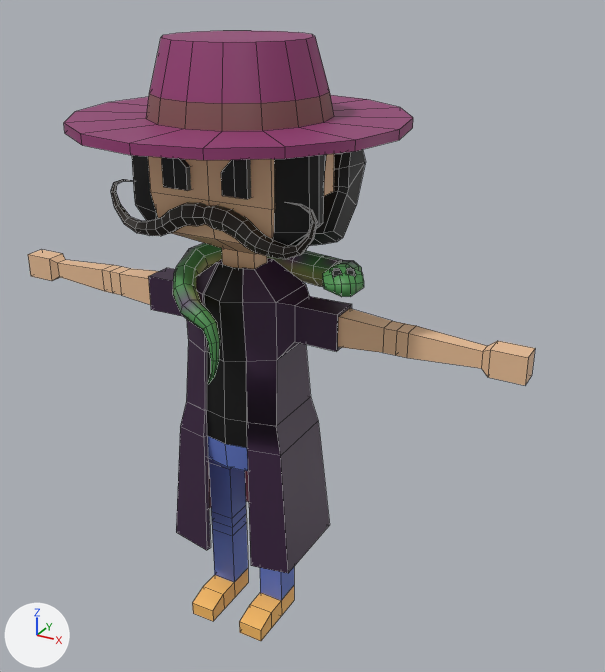
A saved change to the Blender file Art/Hussy HACKS/Evil Trace.blend.
Both versions are drawn from a 50 mm camera at (1.097, -1.694, 1.737) aimed at (0.13, 0.065, 0.857). The lights are fixed; the arrows at lower left show +X, +Y and +Z. Mesh edges are drawn as thin lines.

The older version as bpy lines, for what is in view:
```python
me_beziercurve_001 = bpy.data.meshes.new('BezierCurve.001')
me_beziercurve_001.from_pydata(...)  # 224 vertices, 223 faces; spans x -0.327..0.286, y -0.168..0.264, z -0.243..0.133
me_beziercurve_001.materials.append(mat_vertex_colours)
me_cube_003 = bpy.data.meshes.new('Cube.003')
me_cube_003.from_pydata(...)  # 657 vertices, 616 faces; spans x -0.73..0.73, y -0.4..0.4, z 0.0..1.6
me_cube_003.polygons.foreach_set('use_smooth', [True] * 616)
me_cube_003.materials.append(mat_vertex_colours)
ob_snek = bpy.data.objects.new('Snek', me_beziercurve_001)
ob_snek.location = (0.141, -0.1, 1.042)
ob_trace = bpy.data.objects.new('Trace', me_cube_003)
ob_trace.location = (0.0, 0.0, 0.0)
```
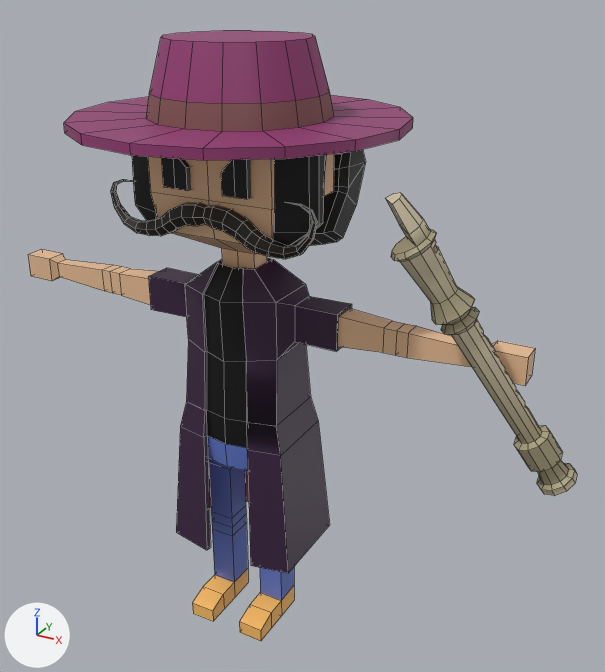
Location of each change, (x1, y1, x2, y2) in pixels of the pictures (605 x 672 px):
```json
{"object": "Recorder", "change": "added", "after": [385, 192, 577, 496]}
{"object": "Snek", "change": "hidden", "before": [173, 243, 364, 384]}
```

Edits to the scene script, one JSON object a line:
```json
{"op": "add", "block": "me_cylinder", "code": ["me_cylinder = bpy.data.meshes.new('Cylinder')", "me_cylinder.from_pydata(...)  # 244 vertices, 196 faces; spans x -0.052..0.052, y -0.041..0.058, z -0.36..0.411", "me_cylinder.polygons.foreach_set('use_smooth', [True] * 196)", "me_cylinder.materials.append(mat_vertex_colours)"]}
{"op": "add", "block": "ob_snek", "code": "ob_snek.hide_set(True)"}
{"op": "add", "block": "ob_recorder", "code": ["ob_recorder = bpy.data.objects.new('Recorder', me_cylinder)", "ob_recorder.location = (0.665, -0.091, 0.976)", "ob_recorder.rotation_euler = (-0.567, 0.0614, 2.19)  # degrees (-32, 3.5, 125)"]}
```
